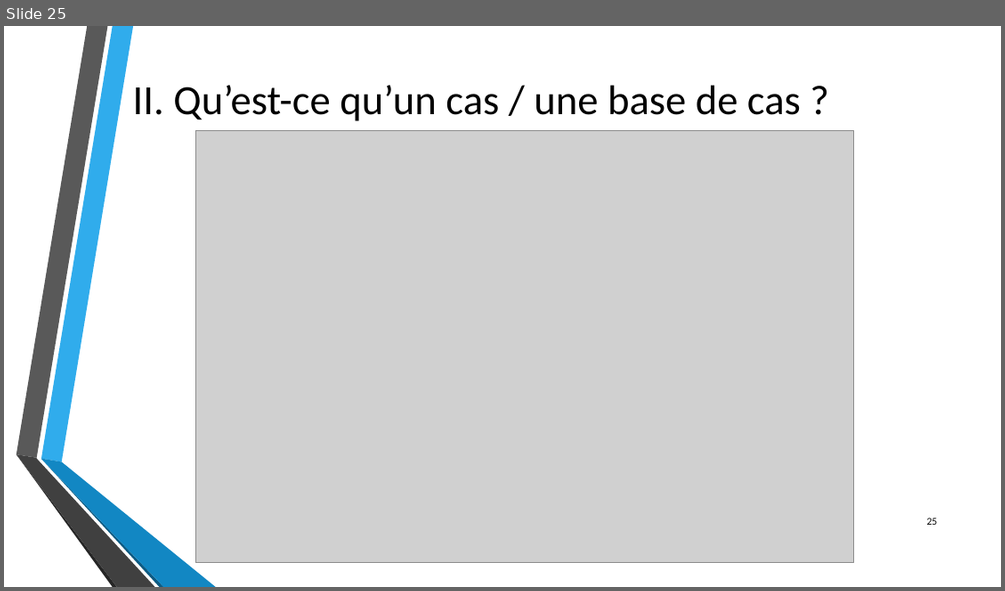
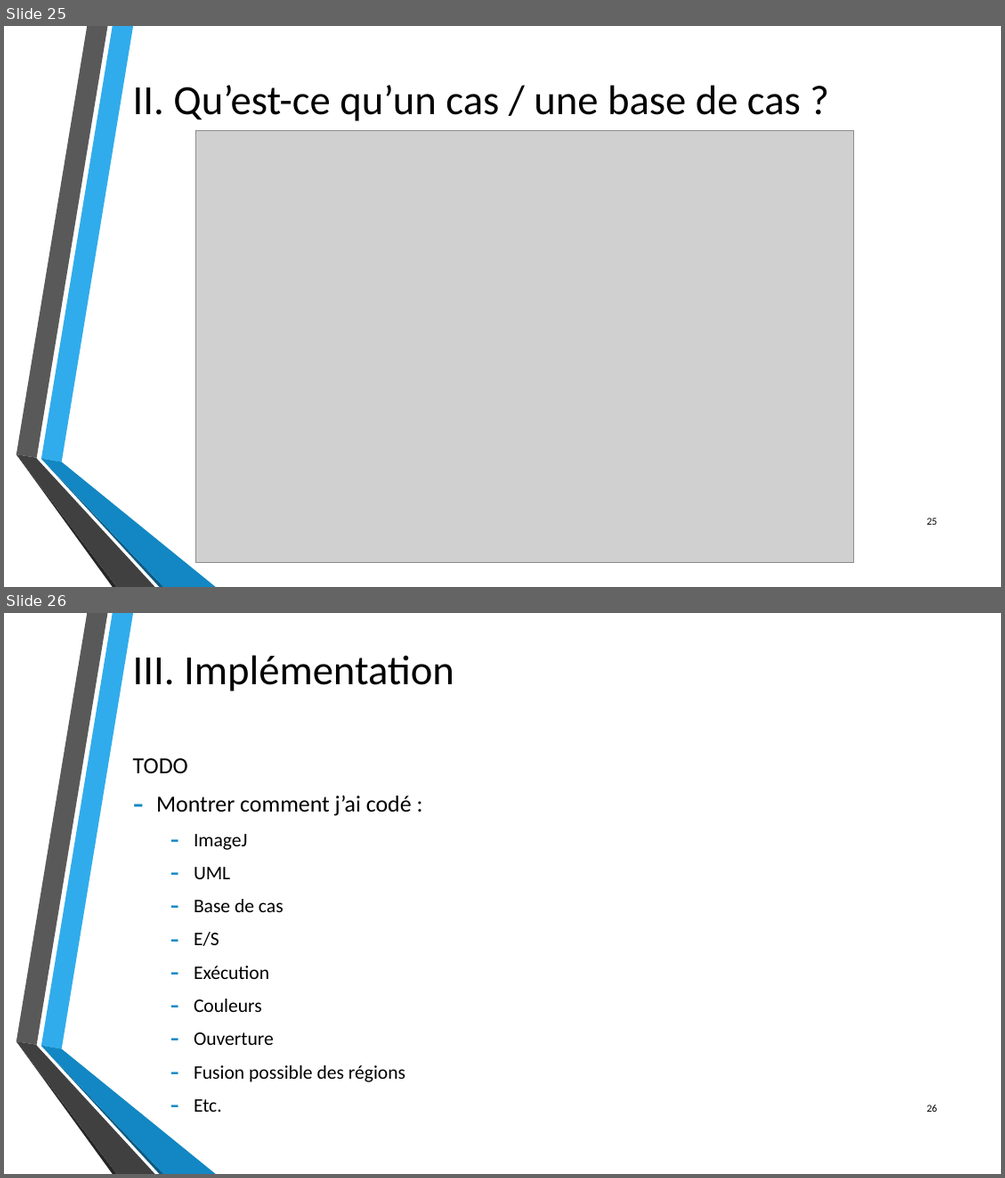
Before and after one commit to byZipo/Dossiers-Stage, a slide deck: Travail_realise/Presentations/Utilisation_du_RaPC_pour_la_segmentation_d_images.pptx. Shown one above the other, each under a label of ours: slide 25 before the commit, slides 25 and 26 after it. The pictures are 1005x591 and 1005x1178 pixels, drawn with LibreOffice and Linux fonts; fonts in the diff are those of the drawing; grey boxes stand for pictures; background and template pictures are left out. Boxes give left, top, right and bottom in pixels: in the first picture for what was removed or moved away, otherwise in the second. Text is boxed around its words. In the diff, an @@ line names an element or a change of style, - is before the commit and + after.

```diff
--- a/Travail_realise/Presentations/Utilisation_du_RaPC_pour_la_segmentation_d_images.pptx
+++ b/Travail_realise/Presentations/Utilisation_du_RaPC_pour_la_segmentation_d_images.pptx
@@ slide 26 added at box(4, 613, 1001, 1174), background picture (left out); not listed: 6 template elements that a slide beside it also shows @@
@@ title added at box(133, 655, 454, 691), 40 pt, text #000000 @@
+III. Implémentation
@@ text added at box(133, 758, 412, 1111), 18.5 pt, text #000000 @@
+TODO
+– Montrer comment j’ai codé :
+  – ImageJ
+  – UML
+  – Base de cas
+  – E/S
+  – Exécution
+  – Couleurs
+  – Ouverture
+  – Fusion possible des régions
+  – Etc.
@@ page number added at box(927, 1104, 938, 1111), 10 pt, text #000000 @@
+26
```
Also in this commit, not shown: 1 slide changed, 1 other slide added, 1 other file.
